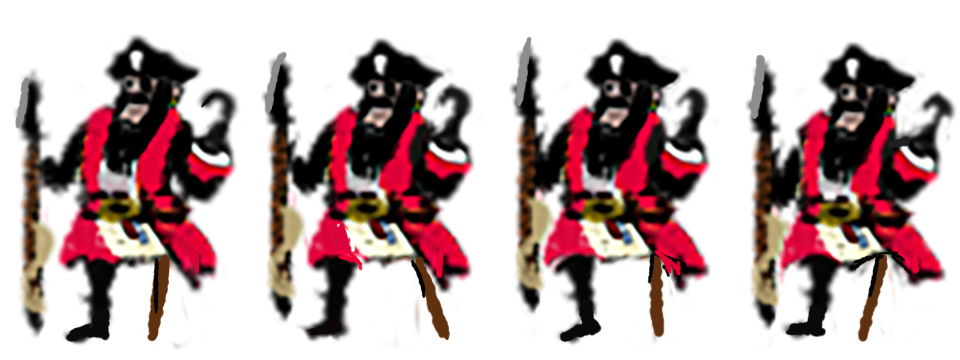
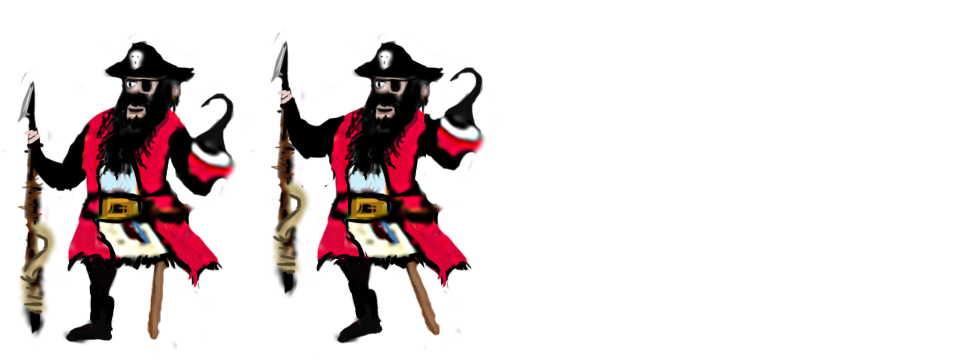
Revision of a layered 960 x 360 image; what changed, layer by layer:
painted on "Layer 8" over [1, 28, 958, 350]
